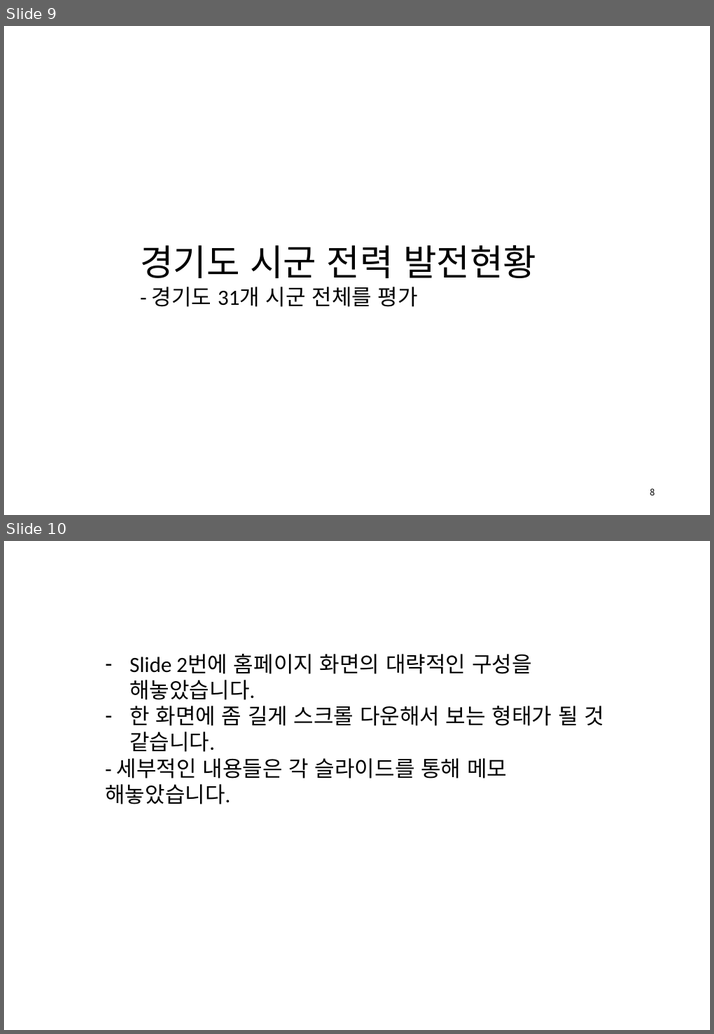
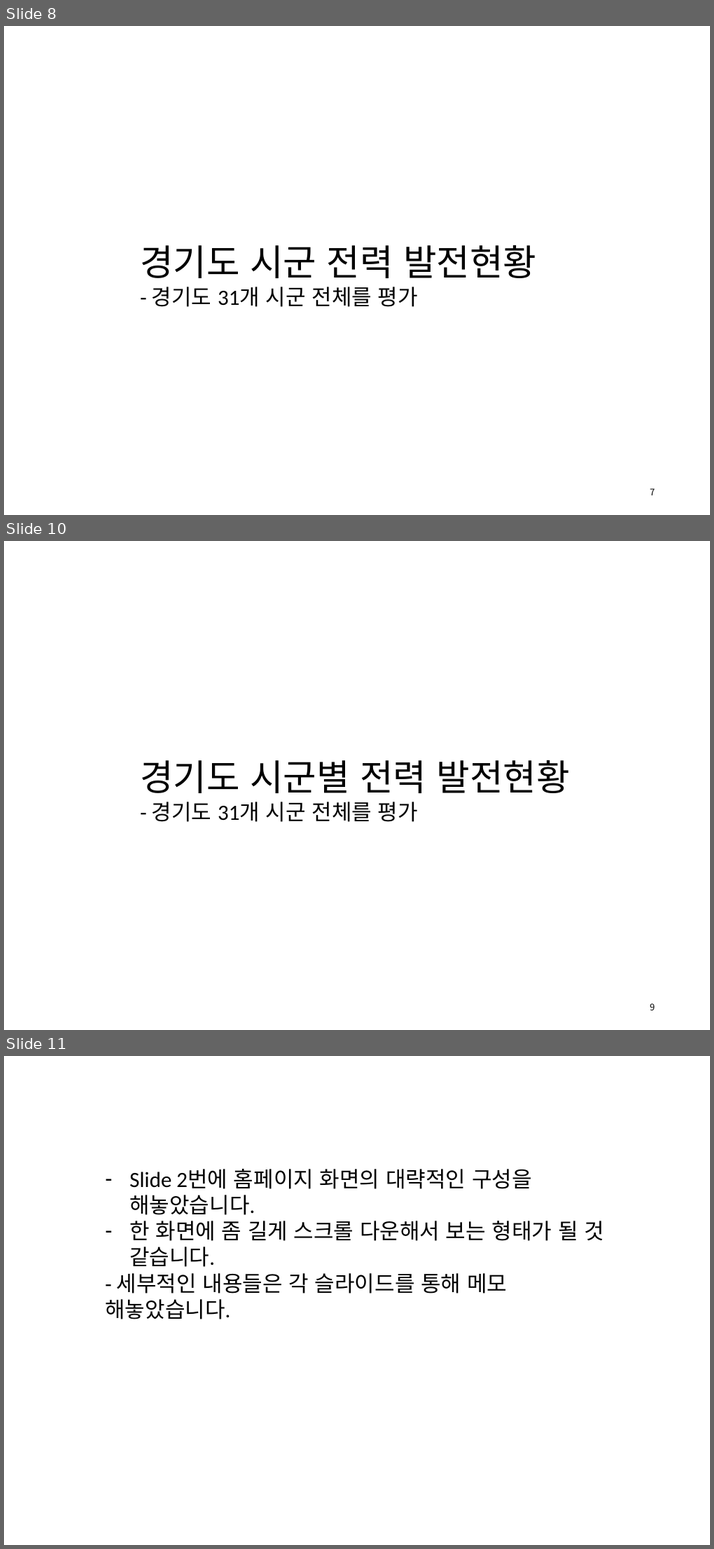
Before and after one commit to meandthey/platForm, a slide deck: 화면구성/to최원석부장님/9. 전력공급/전력공급현황_화면구성.pptx. Shown one above the other, each under a label of ours: slides 9 and 10 before the commit, slides 8, 10 and 11 after it; the slides between them are not shown. The pictures are 714x1034 and 714x1549 pixels, drawn with LibreOffice and Linux fonts; fonts in the diff are those of the drawing. Boxes give left, top, right and bottom in pixels: in the first picture for what was removed or moved away, otherwise in the second. Text is boxed around its words. In the diff, an @@ line names an element or a change of style, - is before the commit and + after.

```diff
--- a/화면구성/to최원석부장님/9. 전력공급/전력공급현황_화면구성.pptx
+++ b/화면구성/to최원석부장님/9. 전력공급/전력공급현황_화면구성.pptx
@@ slide 10 added at [4, 541, 710, 1030], background #FFFFFF @@
@@ text added at [140, 760, 570, 822], 24 pt, text #000000 @@
+경기도 시군별 전력 발전현황
+- 경기도 31개 시군 전체를 평가
@@ page number added at [649, 1003, 654, 1010], 10 pt, text #000000 @@
+9
@@ what was slide 9 is now slide 8 @@
@@ page number at [649, 488, 654, 495]: text changed @@
-8
+7
@@ what was slide 10 is now slide 11 @@
```
Also in this commit, not shown: 3 slides changed, 1 other slide added, 1 slide removed, 27 other files.
